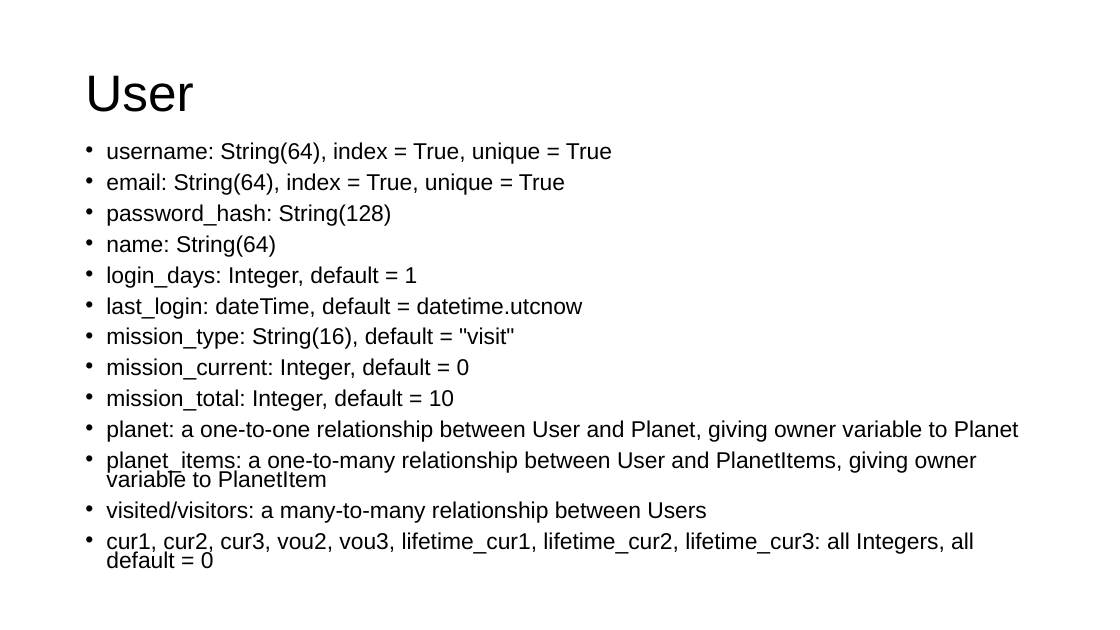
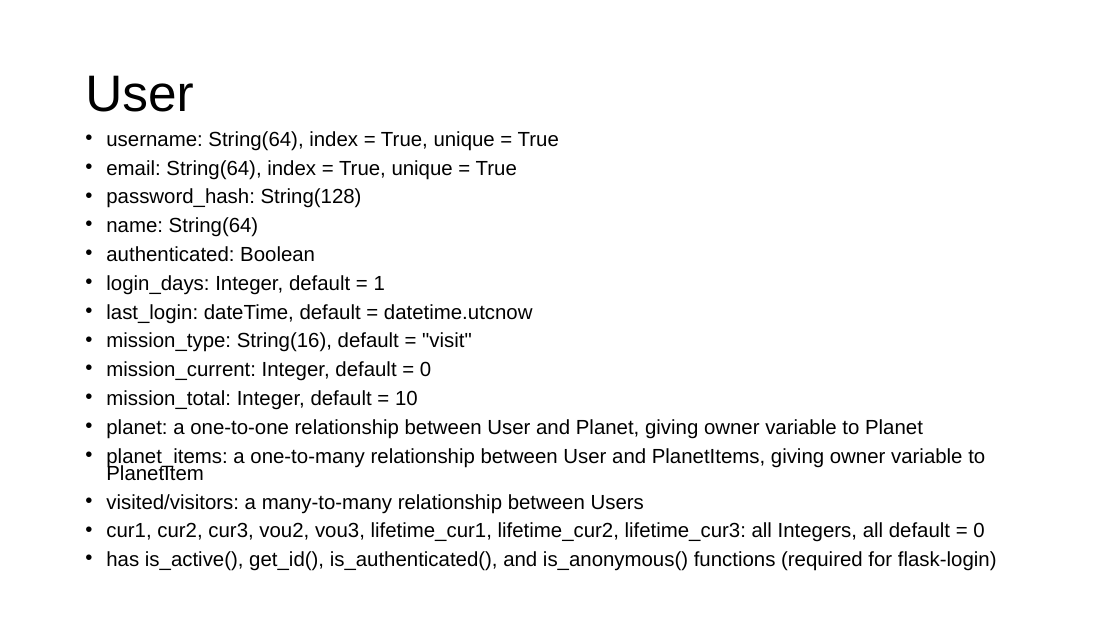
Before and after one commit to gmfk07/iu2018-backend, a slide deck: slide 9 of iu-spec-backend.pptx. Drawn at 1120x630 pixels with LibreOffice and Linux fonts; fonts in the diff are those of the drawing. Boxes give left, top, right and bottom in pixels: in the first picture for what was removed or moved away, otherwise in the second. Text is boxed around its words. In the diff, an @@ line names an element or a change of style, - is before the commit and + after.

Commit message:
Login

```diff
--- a/iu-spec-backend.pptx
+++ b/iu-spec-backend.pptx
@@ text "username: String(64), index = True, ...": place and size @@
-text "username: String(64), index = True, ..." at bbox=[106, 142, 1019, 569]
+text "username: String(64), index = True, ..." at bbox=[106, 131, 997, 571]
@@ text at bbox=[106, 131, 985, 542]: size 19.6 to 17.5 pt in "username: String(64), index = True, unique = ...", "email: String(64), index = True, unique = ...", "password_hash: String(128)", "name: String(64)" and 9 more places @@
@@ text at bbox=[106, 246, 315, 262]: paragraph added @@
+• authenticated: Boolean
@@ text at bbox=[106, 551, 997, 571]: paragraph added @@
+• has is_active(), get_id(), is_authenticated(), and is_anonymous() functions (required for flask-login)
```
Also in this commit, not shown: 4 other slides changed, 4 other files.
